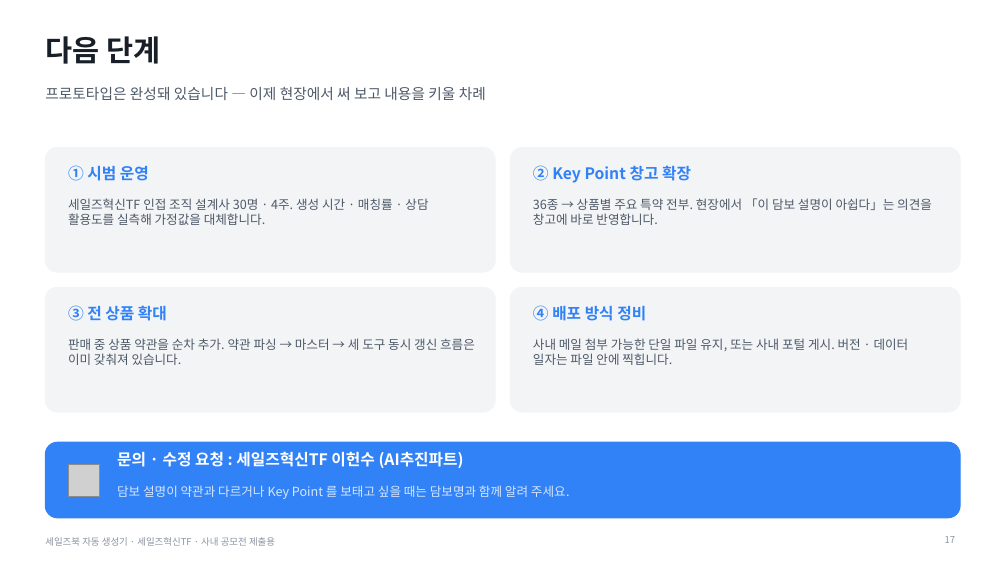
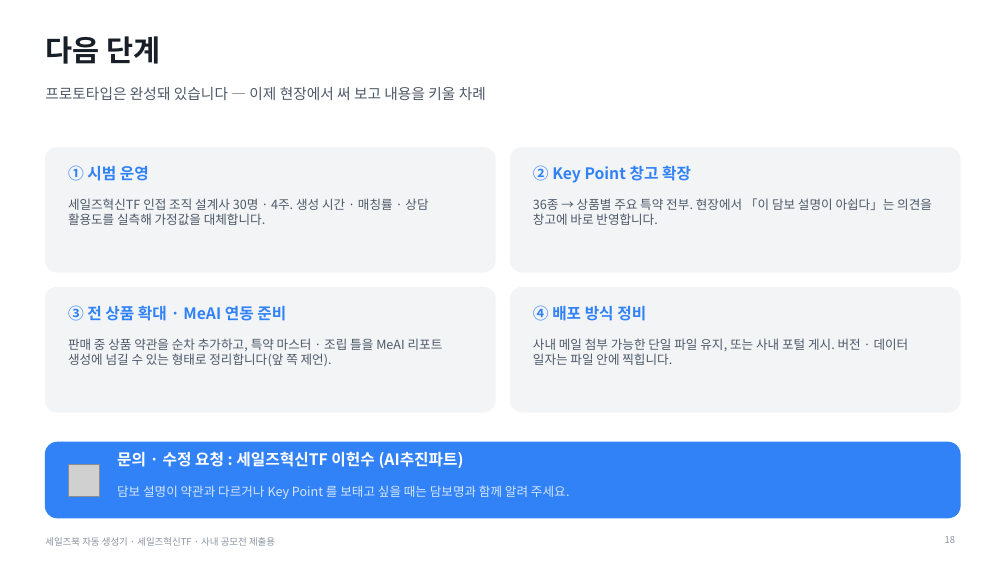
Before and after one commit to hunx11-sys/MeAI, a slide deck: slide 18 of dist/salesbook-generator-guide.pptx (slide 17 before the commit). Drawn at 1008x567 pixels with LibreOffice and Linux fonts; fonts in the diff are those of the drawing; grey boxes stand for pictures. Boxes give left, top, right and bottom in pixels: in the first picture for what was removed or moved away, otherwise in the second. Text is boxed around its words. In the diff, an @@ line names an element or a change of style, - is before the commit and + after.

```diff
--- a/dist/salesbook-generator-guide.pptx
+++ b/dist/salesbook-generator-guide.pptx
@@ text at (x1=68, y1=305, x2=286, y2=321): text changed @@
-③ 전 상품 확대
+③ 전 상품 확대 · MeAI 연동 준비
@@ text at (x1=68, y1=338, x2=443, y2=366): text changed @@
-판매 중 상품 약관을 순차 추가. 약관 파싱 → 마스터 → 세 도구 동시 갱신 흐름은 이미 갖춰져 있습니다.
+판매 중 상품 약관을 순차 추가하고, 특약 마스터 · 조립 틀을 MeAI 리포트 생성에 넘길 수 있는 형태로 정리합니다(앞 쪽 제언).
@@ page number at (x1=945, y1=536, x2=955, y2=543): text changed @@
-17
+18
```
Also in this commit, not shown: 1 other slide changed, 1 slide added, 3 other files.
